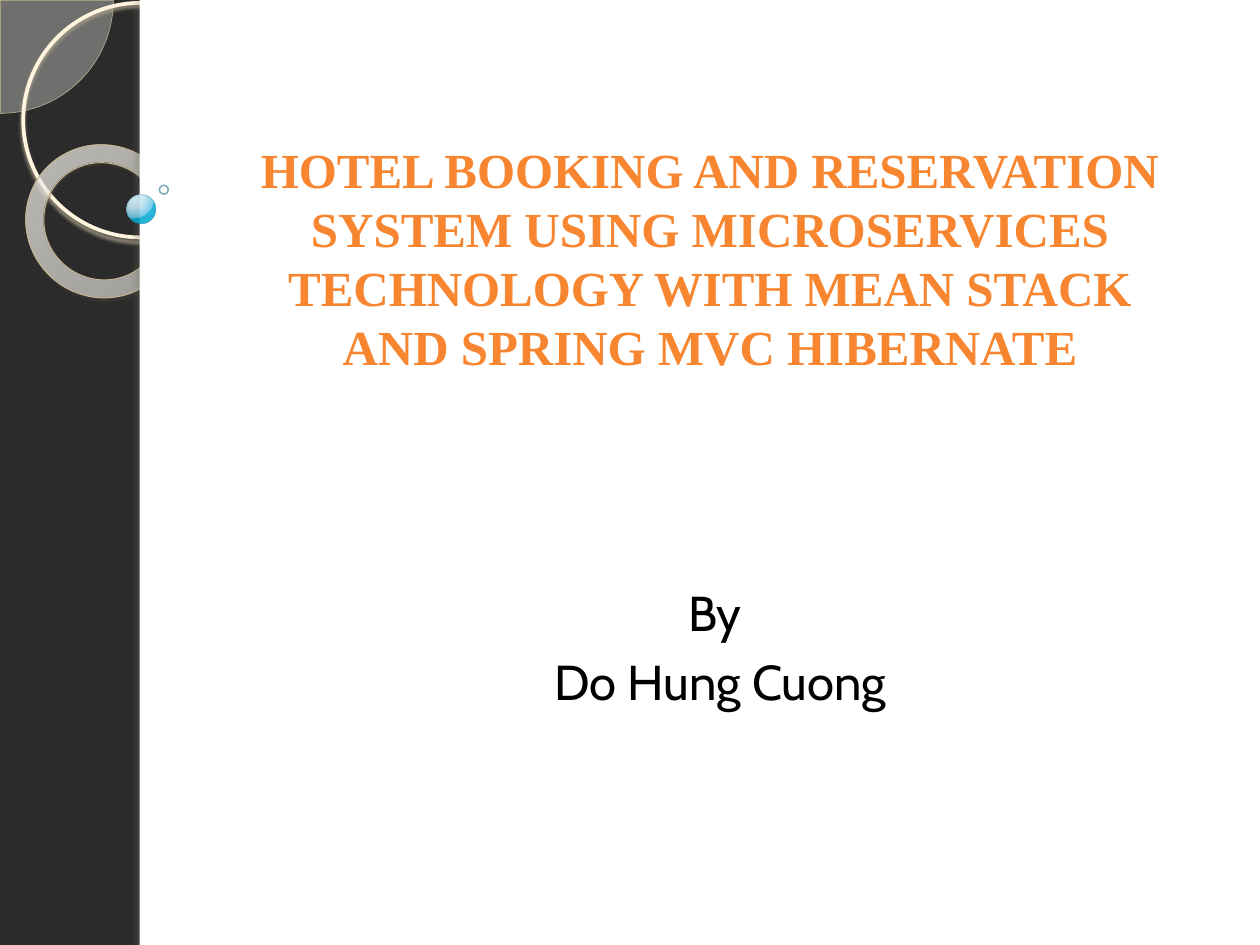
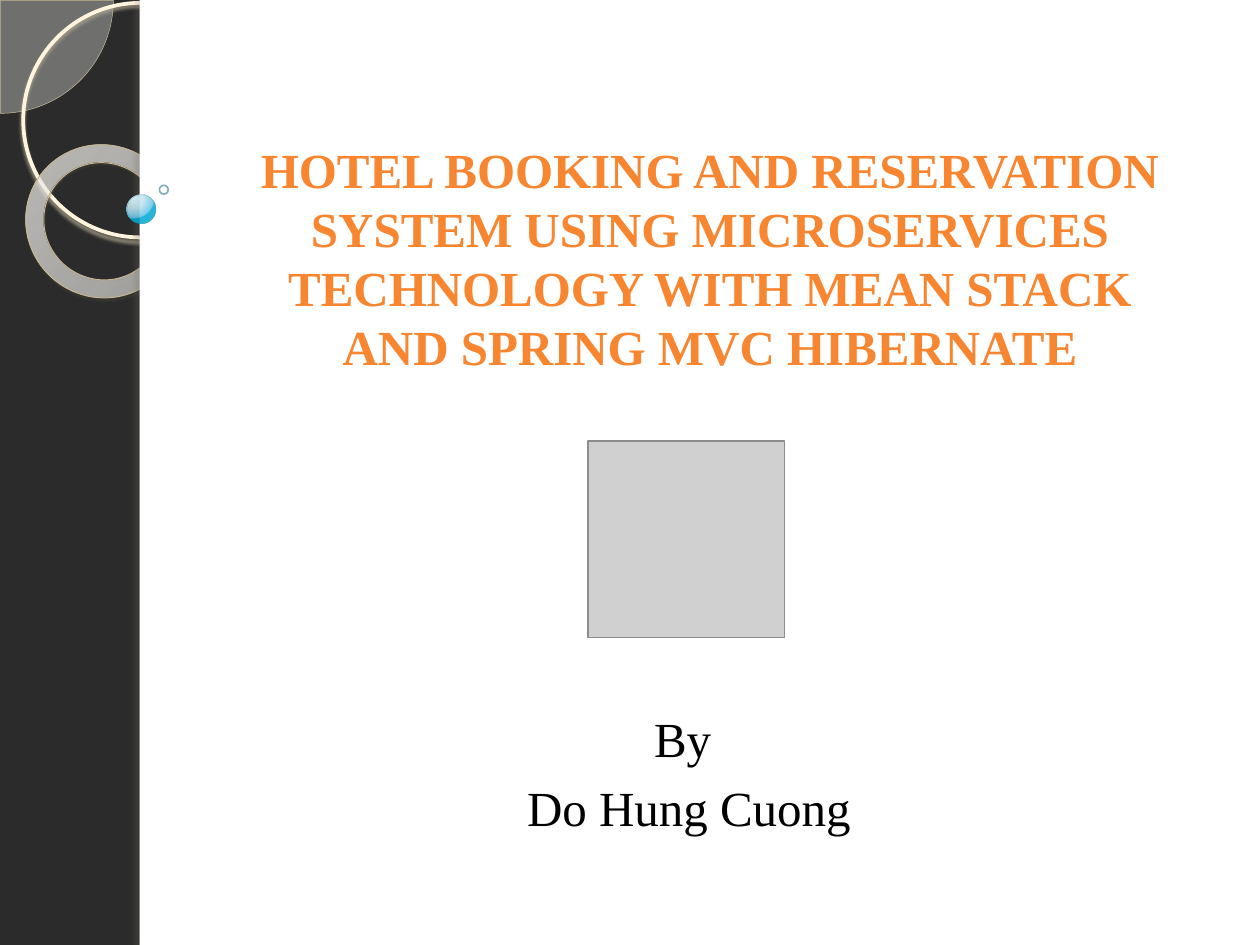
Before and after one commit to dohungcuongdev/thesis-documentation, a slide deck: slide 1 of Thesis-review.pptx. Drawn at 1260x945 pixels with LibreOffice and Linux fonts; fonts in the diff are those of the drawing; grey boxes stand for pictures; background and template pictures are left out; a plain dark background stands for a picture behind light text. Boxes give left, top, right and bottom in pixels: in the first picture for what was removed or moved away, otherwise in the second. Text is boxed around its words. In the diff, an @@ line names an element or a change of style, - is before the commit and + after.

```diff
--- a/Thesis-review.pptx
+++ b/Thesis-review.pptx
@@ picture added at [588, 441, 785, 638] @@
@@ subtitle "By": place and size @@
-subtitle "By" at [555, 596, 886, 711]
+subtitle "By" at [527, 725, 851, 836]
@@ subtitle "By" at [527, 725, 851, 836]: font Cabin to Times New Roman @@
```
Also in this commit, not shown: 1 other slide changed, 20 slides added, 5 slides removed, 9 other files.
